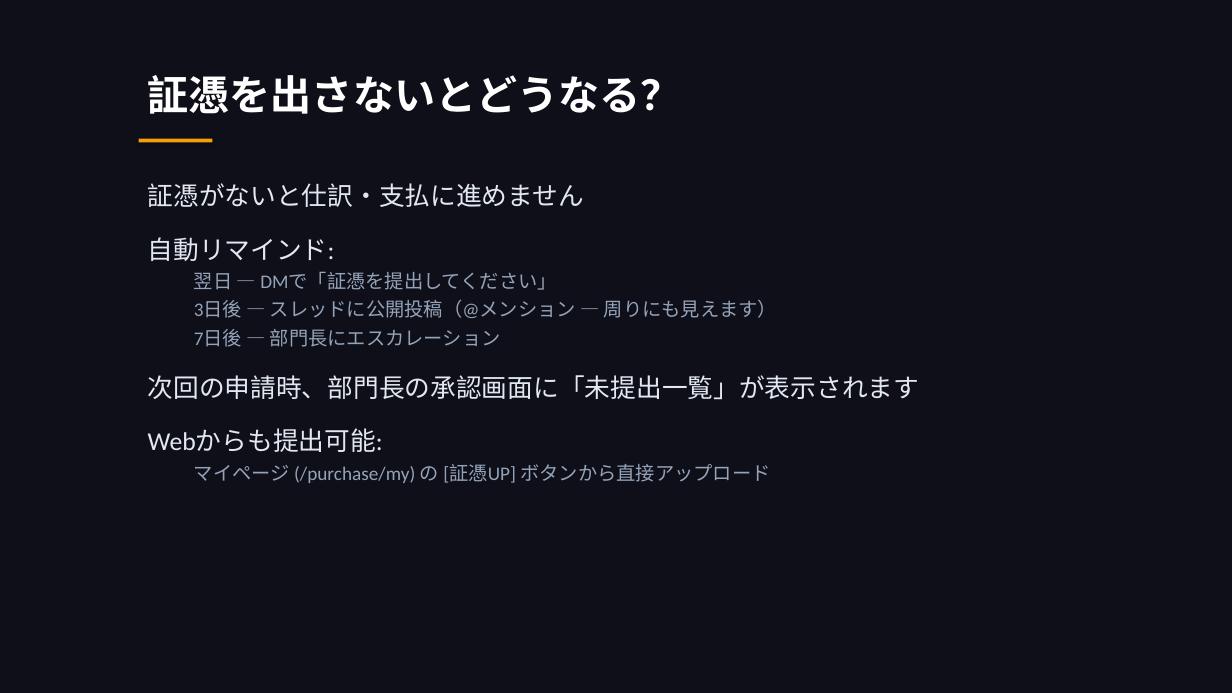
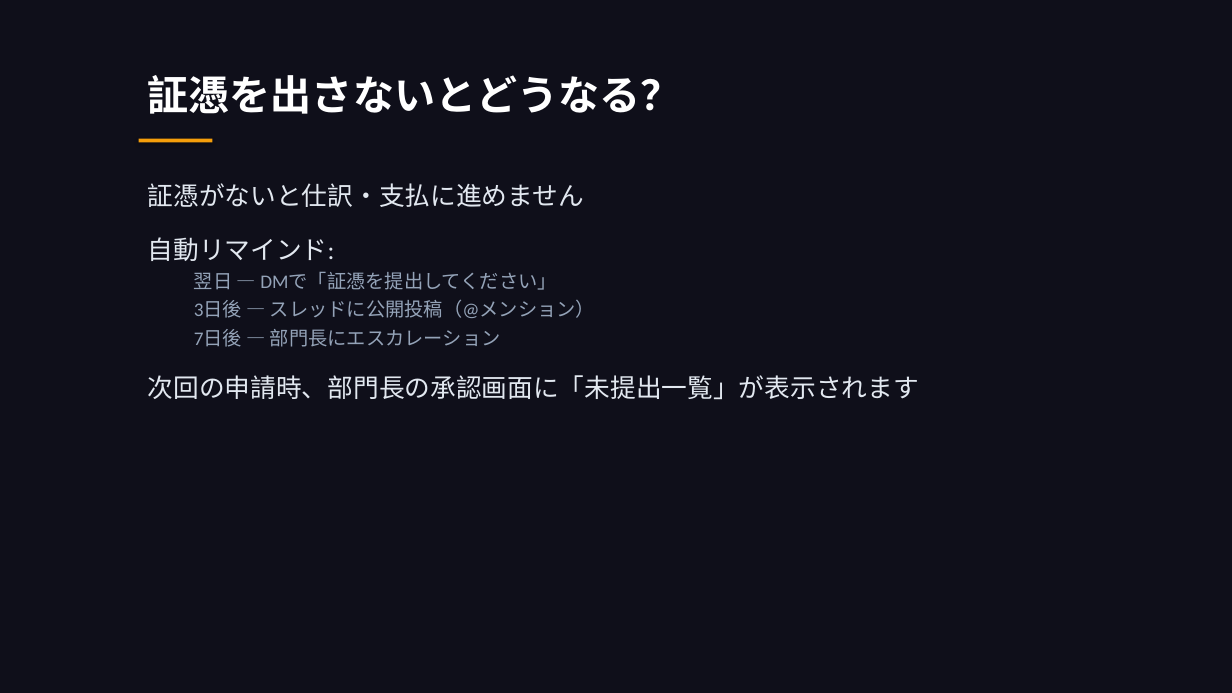
Before and after one commit to takeshiizawa123/next-procurement-poc, a slide deck: slide 13 of docs/user-manual.pptx (slide 19 before the commit). Drawn at 1232x693 pixels with LibreOffice and Linux fonts; fonts in the diff are those of the drawing. Boxes give left, top, right and bottom in pixels: in the first picture for what was removed or moved away, otherwise in the second. Text is boxed around its words. In the diff, an @@ line names an element or a change of style, - is before the commit and + after.

```diff
--- a/docs/user-manual.pptx
+++ b/docs/user-manual.pptx
@@ text at box(194, 299, 595, 318): text changed @@
-  3日後 — スレッドに公開投稿（@メンション — 周りにも見えます）
+  3日後 — スレッドに公開投稿（@メンション）
@@ text at box(148, 429, 770, 483): paragraphs removed @@
-Webからも提出可能:
-  マイページ (/purchase/my) の [証憑UP] ボタンから直接アップロード
```
Also in this commit, not shown: 22 other slides changed, 7 slides added, 10 slides removed, 1 other file.
